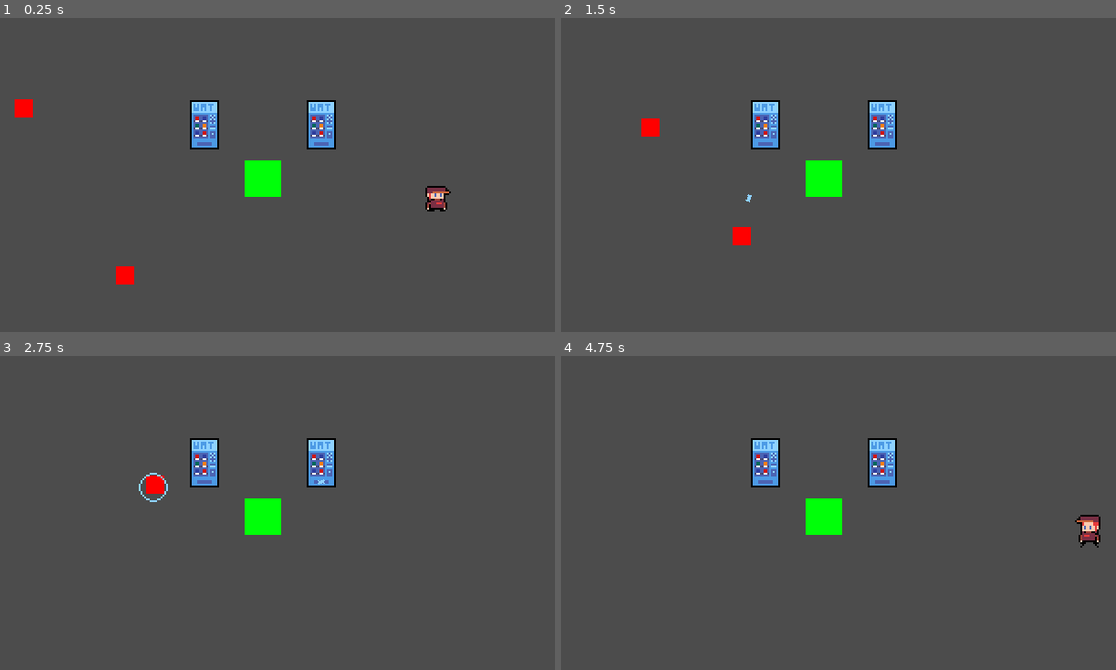
Above: before the commit, frames 1-4 (two rows, left to right).
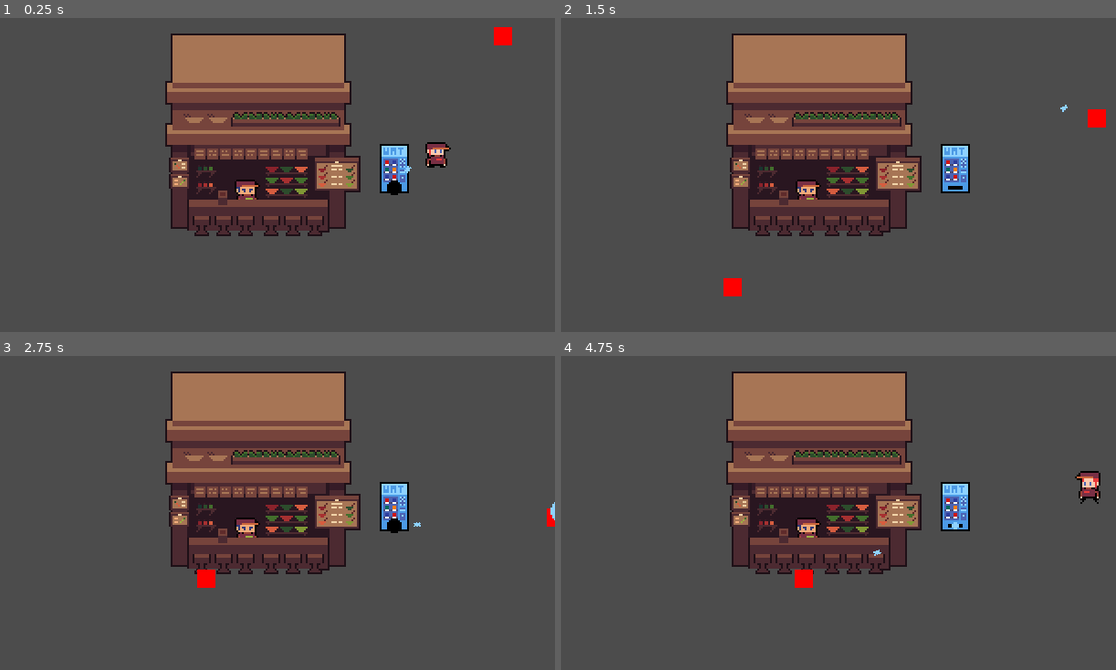
Above: after the commit, the same moments.

Repository: pithnoo/Elevending
Game: Godot game, scene res://Scenes/World.tscn
The game is run twice, just before and just after one commit, with the same random seed, the same clock (stepped at 60 frames per second) and the same inputs.
Inputs:
- Up to frame 1 (0.25 s): no input
- Up to frame 2 (1.5 s): hold Right (ui_right) 0.53-1.28 s; tap Space (roll) at 0.6, 1.35 s; hold Down (ui_down) from 1.28 s (still down)
- Up to frame 3 (2.75 s): release Down (ui_down) at 2.03 s; hold Right (ui_right) from 2.03 s (still down); tap Space (roll) at 2.1 s
- Up to frame 4 (4.75 s): release Right (ui_right) at 2.78 s; hold Up (ui_up) 2.78-3.53 s; tap Space (roll) at 2.85, 3.6, 4.35 s; hold Left (ui_left) from 3.53 s (still down)

The runs differ from the first frame. In frame 1, 23% of the frame differs, in the area x 2-93%, y 2-85%; in frame 2, 22%; in frame 3, 22%; in frame 4, 22%.

Commit message:
fixed player flipping on vertical input, added shop

Diff:
--- a/Code/Enemy/enemy.gd
+++ b/Code/Enemy/enemy.gd
@@ -22,7 +22,6 @@
 func _physics_process(delta: float) -> void:
   states.physics_process(delta)
 
-
 func _on_Stats_no_health():
   # instantiate death effect
   queue_free()
--- a/Code/Enemy/enemy_hurt_box.gd
+++ b/Code/Enemy/enemy_hurt_box.gd
@@ -39,5 +39,4 @@
 				area.element.FIRE:
 					emit_signal("buff_enemy")
 
-	#print(area)
 	area.destroy()
--- /dev/null
+++ b/Code/Player/dead_state.gd
@@ -0,0 +1,7 @@
+extends BaseState
+
+export(PackedScene) var deathEffect
+
+func enter() -> void:
+	.enter()
+	player.velocity = Vector2.ZERO
--- a/Code/Player/move.gd
+++ b/Code/Player/move.gd
@@ -18,15 +18,15 @@
   move_input.x = Input.get_action_strength("ui_right") - Input.get_action_strength("ui_left")
   move_input.y = Input.get_action_strength("ui_down") - Input.get_action_strength("ui_up")
 
-  if move_input < Vector2.ZERO:
+  if move_input.x < 0:
 	  player.sprite.flip_h = true
 	  player.facing_direction = -1
-  elif move_input > Vector2.ZERO:
-    player.sprite.flip_h = false
-    player.facing_direction = 1
+  elif move_input.x > 0:
+	  player.sprite.flip_h = false
+	  player.facing_direction = 1
 
   if Input.is_action_just_pressed("roll") && roll_timer.is_stopped():
-    return roll_state
+	  return roll_state
 
   if move_input == Vector2.ZERO:
 	  return idle_state
--- a/Code/Player/player.gd
+++ b/Code/Player/player.gd
@@ -10,6 +10,8 @@
 var velocity = Vector2.ZERO
 var facing_direction: int
 
+export(PackedScene) var deathEffect
+
 func _ready() -> void:
 	states.init(self)
 
@@ -20,5 +22,5 @@
 	states.physics_process(delta)
 
 func _on_Stats_no_health():
-	# change to dead state
-	pass # Replace with function body.
+	# instantiate death effect
+	queue_free()
--- a/Code/Turret/turret.gd
+++ b/Code/Turret/turret.gd
@@ -11,6 +11,7 @@
 
 # turret variables to be changed by turretManager
 export(PackedScene) var Projectile
+export(PackedScene) var projectileEffect
 export(int) var maxAmmo
 # export(float) var projectileSpeed
 export(float) var cooldown
--- a/Code/Turret/turret_attack.gd
+++ b/Code/Turret/turret_attack.gd
@@ -12,27 +12,33 @@
 	.enter()
 
 func process(_delta: float) -> TurretBaseState:
-  if turret.attackRange.entity_detected():
-    if turret.ammo > 0 && turret.rateTimer.is_stopped():
-      turret.rateTimer.start(turret.cooldown)
-      shoot(turret_detect.entities[0])
-    elif turret.ammo <= 0:
-      return empty_state
-  else:
-	  return idle_state
+	if turret.attackRange.entity_detected():
+		if turret.ammo > 0 && turret.rateTimer.is_stopped():
+			turret.rateTimer.start(turret.cooldown)
+			shoot(turret_detect.entities[0])
+		elif turret.ammo <= 0:
+			return empty_state
+	else:
+		return idle_state
 
-  return null
+	return null
 
 func shoot(target):
   turret.ammo -= 1
 
-	# instantiate projectile from scene
+  # instantiate projectile from scene
   var projectile = turret.Projectile.instance()
+  var muzzleFlash = turret.projectileEffect.instance()
   add_child(projectile)
-  projectile.global_position = turret.firePoint.global_position
+  add_child(muzzleFlash)
 
-  var direction = turret.firePoint.global_position.direction_to(target.global_position)
+  var shootPoint = turret.firePoint.global_position
+
+  projectile.global_position = shootPoint
+  muzzleFlash.global_position = shootPoint
+
+  var direction = shootPoint.direction_to(target.global_position)
 
   var projectileAngle = direction.angle()
   projectile.rotation = projectileAngle
-  projectile.apply_impulse(Vector2.ZERO, Vector2(200, 0).rotated(projectileAngle))
+  projectile.apply_impulse(Vector2.ZERO, Vector2(250, 0).rotated(projectileAngle))
--- a/Scenes/Enemies/EnemyFollowPlayerTemplate.tscn
+++ b/Scenes/Enemies/EnemyFollowPlayerTemplate.tscn
@@ -130,6 +130,7 @@
 
 [node name="PlayerHitBox" type="Area2D" parent="."]
 collision_layer = 0
+collision_mask = 0
 
 [node name="CollisionShape2D" type="CollisionShape2D" parent="PlayerHitBox"]
 shape = SubResource( 12 )
--- a/Scenes/Entities/Core.tscn
+++ b/Scenes/Entities/Core.tscn
@@ -1,31 +1,30 @@
 [gd_scene load_steps=5 format=2]
 
-[ext_resource path="res://Art/White-Pixel.png" type="Texture" id=1]
+[ext_resource path="res://Art/shop.png" type="Texture" id=1]
 [ext_resource path="res://Scenes/Stats.tscn" type="PackedScene" id=2]
 
+[sub_resource type="RectangleShape2D" id=2]
+extents = Vector2( 0.49, 0.54 )
+
 [sub_resource type="RectangleShape2D" id=1]
-
-[sub_resource type="RectangleShape2D" id=2]
-extents = Vector2( 0.5, 0.5 )
+extents = Vector2( 50.5, 26.5 )
 
 [node name="Core" type="StaticBody2D"]
-scale = Vector2( 20, 20 )
 collision_layer = 10
-collision_mask = 0
+collision_mask = 8
 
 [node name="Stats" parent="." instance=ExtResource( 2 )]
 max_health = 10
 
-[node name="CollisionShape2D" type="CollisionShape2D" parent="."]
-scale = Vector2( 0.05, 0.05 )
-shape = SubResource( 1 )
-
 [node name="Sprite" type="Sprite" parent="."]
-modulate = Color( 0, 1, 0.0392157, 1 )
 texture = ExtResource( 1 )
 
 [node name="HurtBox" type="Area2D" parent="."]
-visible = false
 
 [node name="CollisionShape2D" type="CollisionShape2D" parent="HurtBox"]
+position = Vector2( -1, -2 )
 shape = SubResource( 2 )
+
+[node name="CollisionShape2D" type="CollisionShape2D" parent="."]
+position = Vector2( -2.5, 26.5 )
+shape = SubResource( 1 )
--- a/Scenes/Entities/Turret.tscn
+++ b/Scenes/Entities/Turret.tscn
@@ -8,6 +8,7 @@
 [ext_resource path="res://Code/Properties/entity_detect.gd" type="Script" id=6]
 [ext_resource path="res://Scenes/Projectiles/WaterProjectile.tscn" type="PackedScene" id=7]
 [ext_resource path="res://Code/Turret/turret_empty_state.gd" type="Script" id=8]
+[ext_resource path="res://Scenes/Projectiles/ShootEffectWater.tscn" type="PackedScene" id=9]
 
 [sub_resource type="RectangleShape2D" id=1]
 extents = Vector2( 8, 4 )
@@ -24,7 +25,7 @@
 "times": PoolRealArray( 0 ),
 "transitions": PoolRealArray( 1 ),
 "update": 1,
-"values": [ 0 ]
+"values": [ 4 ]
 }
 
 [sub_resource type="Animation" id=9]
@@ -98,12 +99,13 @@
 
 [node name="Turret" type="StaticBody2D"]
 collision_layer = 8
-collision_mask = 8
+collision_mask = 0
 script = ExtResource( 2 )
 __meta__ = {
 "_edit_group_": true
 }
 Projectile = ExtResource( 7 )
+projectileEffect = ExtResource( 9 )
 maxAmmo = 10
 cooldown = 0.5
 
@@ -126,7 +128,7 @@
 [node name="Sprite" type="Sprite" parent="."]
 texture = ExtResource( 1 )
 hframes = 2
-vframes = 2
+vframes = 4
 frame = 1
 
 [node name="FireRateTimer" type="Timer" parent="."]
--- a/Scenes/Projectiles/FireProjectile.tscn
+++ b/Scenes/Projectiles/FireProjectile.tscn
@@ -1,10 +1,9 @@
-[gd_scene load_steps=8 format=2]
+[gd_scene load_steps=7 format=2]
 
 [ext_resource path="res://Art/bullets.png" type="Texture" id=1]
 [ext_resource path="res://Code/Properties/projectile.gd" type="Script" id=2]
-[ext_resource path="res://Scenes/Projectiles/ProjectileEffectFire.tscn" type="PackedScene" id=3]
+[ext_resource path="res://Code/effect.gd" type="Script" id=3]
 [ext_resource path="res://Scenes/Projectiles/ProjectileEffectWater.tscn" type="PackedScene" id=4]
-[ext_resource path="res://Code/Properties/projectile.gd" type="Script" id=5]
 
 [sub_resource type="CircleShape2D" id=1]
 radius = 3.0
@@ -16,10 +15,7 @@
 collision_layer = 0
 collision_mask = 4
 gravity_scale = 0.0
-script = ExtResource( 2 )
-deathEffect = ExtResource( 3 )
-type = 2
-damage = 1
+script = ExtResource( 3 )
 
 [node name="CollisionShape2D" type="CollisionShape2D" parent="."]
 shape = SubResource( 1 )
@@ -33,10 +29,13 @@
 [node name="HitBox" type="Area2D" parent="."]
 collision_layer = 16
 collision_mask = 0
-script = ExtResource( 5 )
+script = ExtResource( 2 )
 deathEffect = ExtResource( 4 )
 type = 1
 damage = 1
 
 [node name="CollisionShape2D" type="CollisionShape2D" parent="HitBox"]
 shape = SubResource( 2 )
+
+[node name="Timer" type="Timer" parent="."]
+one_shot = true
--- a/Scenes/Projectiles/GrassProjectile.tscn
+++ b/Scenes/Projectiles/GrassProjectile.tscn
@@ -1,19 +1,21 @@
-[gd_scene load_steps=5 format=2]
+[gd_scene load_steps=7 format=2]
 
 [ext_resource path="res://Art/bullets.png" type="Texture" id=1]
 [ext_resource path="res://Code/Properties/projectile.gd" type="Script" id=2]
-[ext_resource path="res://Scenes/Projectiles/ProjectileEffectGrass.tscn" type="PackedScene" id=3]
+[ext_resource path="res://Scenes/Projectiles/ProjectileEffectWater.tscn" type="PackedScene" id=3]
+[ext_resource path="res://Code/effect.gd" type="Script" id=4]
 
 [sub_resource type="CircleShape2D" id=1]
 radius = 3.0
+
+[sub_resource type="CircleShape2D" id=2]
+radius = 2.5
 
 [node name="GrassProjectile" type="RigidBody2D"]
 collision_layer = 0
 collision_mask = 4
 gravity_scale = 0.0
-script = ExtResource( 2 )
-deathEffect = ExtResource( 3 )
-damage = 1
+script = ExtResource( 4 )
 
 [node name="CollisionShape2D" type="CollisionShape2D" parent="."]
 shape = SubResource( 1 )
@@ -23,3 +25,17 @@
 texture = ExtResource( 1 )
 hframes = 3
 frame = 1
+
+[node name="HitBox" type="Area2D" parent="."]
+collision_layer = 16
+collision_mask = 0
+script = ExtResource( 2 )
+deathEffect = ExtResource( 3 )
+type = 1
+damage = 1
+
+[node name="CollisionShape2D" type="CollisionShape2D" parent="HitBox"]
+shape = SubResource( 2 )
+
+[node name="Timer" type="Timer" parent="."]
+one_shot = true
--- /dev/null
+++ b/Scenes/Projectiles/ShootEffectWater.tscn
@@ -0,0 +1,30 @@
+[gd_scene load_steps=7 format=2]
+
+[ext_resource path="res://Art/shootEffect-Sheet.png" type="Texture" id=1]
+[ext_resource path="res://Code/sprite_effect.gd" type="Script" id=2]
+
+[sub_resource type="AtlasTexture" id=1]
+atlas = ExtResource( 1 )
+region = Rect2( 0, 0, 8, 8 )
+
+[sub_resource type="AtlasTexture" id=2]
+atlas = ExtResource( 1 )
+region = Rect2( 8, 0, 8, 8 )
+
+[sub_resource type="AtlasTexture" id=3]
+atlas = ExtResource( 1 )
+region = Rect2( 16, 0, 8, 8 )
+
+[sub_resource type="SpriteFrames" id=4]
+animations = [ {
+"frames": [ SubResource( 1 ), SubResource( 2 ), SubResource( 3 ) ],
+"loop": true,
+"name": "Animate",
+"speed": 15.0
+} ]
+
+[node name="ShootEffectWater" type="AnimatedSprite"]
+frames = SubResource( 4 )
+animation = "Animate"
+frame = 2
+script = ExtResource( 2 )
--- a/Scenes/Projectiles/WaterProjectile.tscn
+++ b/Scenes/Projectiles/WaterProjectile.tscn
@@ -12,7 +12,7 @@
 radius = 2.5
 
 [node name="WaterProjectile" type="RigidBody2D"]
-collision_layer = 8
+collision_layer = 0
 collision_mask = 0
 gravity_scale = 0.0
 script = ExtResource( 4 )
--- a/Scenes/World.tscn
+++ b/Scenes/World.tscn
@@ -11,22 +11,19 @@
 [node name="YSort" type="YSort" parent="."]
 
 [node name="Player" parent="." instance=ExtResource( 2 )]
-position = Vector2( 256, 104 )
+position = Vector2( 256, 80 )
 __meta__ = {
 "_edit_group_": true
 }
 
 [node name="Core" parent="." instance=ExtResource( 3 )]
-position = Vector2( 160, 96 )
+position = Vector2( 160, 72 )
 
 [node name="Turret" parent="." instance=ExtResource( 1 )]
-position = Vector2( 128, 64 )
-
-[node name="Turret2" parent="." instance=ExtResource( 1 )]
-position = Vector2( 192, 64 )
+position = Vector2( 232, 88 )
 
 [node name="EnemyFollowCore" parent="." instance=ExtResource( 4 )]
-position = Vector2( 24, 56 )
+position = Vector2( 88, 192 )
 
 [node name="EnemyFollowPlayer" parent="." instance=ExtResource( 5 )]
-position = Vector2( 80, 152 )
+position = Vector2( 296, 16 )
--- a/project.godot
+++ b/project.godot
@@ -133,6 +133,26 @@
 "events": [ Object(InputEventKey,"resource_local_to_scene":false,"resource_name":"","device":0,"alt":false,"shift":false,"control":false,"meta":false,"command":false,"pressed":false,"scancode":0,"physical_scancode":32,"unicode":0,"echo":false,"script":null)
  ]
 }
+"turret 1"={
+"deadzone": 0.5,
+"events": [ Object(InputEventKey,"resource_local_to_scene":false,"resource_name":"","device":0,"alt":false,"shift":false,"control":false,"meta":false,"command":false,"pressed":false,"scancode":0,"physical_scancode":72,"unicode":0,"echo":false,"script":null)
+ ]
+}
+"turret 2"={
+"deadzone": 0.5,
+"events": [ Object(InputEventKey,"resource_local_to_scene":false,"resource_name":"","device":0,"alt":false,"shift":false,"control":false,"meta":false,"command":false,"pressed":false,"scancode":0,"physical_scancode":74,"unicode":0,"echo":false,"script":null)
+ ]
+}
+"turret 3"={
+"deadzone": 0.5,
+"events": [ Object(InputEventKey,"resource_local_to_scene":false,"resource_name":"","device":0,"alt":false,"shift":false,"control":false,"meta":false,"command":false,"pressed":false,"scancode":0,"physical_scancode":75,"unicode":0,"echo":false,"script":null)
+ ]
+}
+"turret 4"={
+"deadzone": 0.5,
+"events": [ Object(InputEventKey,"resource_local_to_scene":false,"resource_name":"","device":0,"alt":false,"shift":false,"control":false,"meta":false,"command":false,"pressed":false,"scancode":0,"physical_scancode":76,"unicode":0,"echo":false,"script":null)
+ ]
+}
 
 [layer_names]
 
Binary file added: Art/shootEffect-Sheet.png
Not shown, added: Art/shootEffect-Sheet.png.import
Binary file added: Art/shop.png
Not shown, added: Art/shop.png.import
Binary file changed: Art/vending machines.png
Not shown: 1 places in Scenes/Entities/Turret.tscn that only renumber resources
